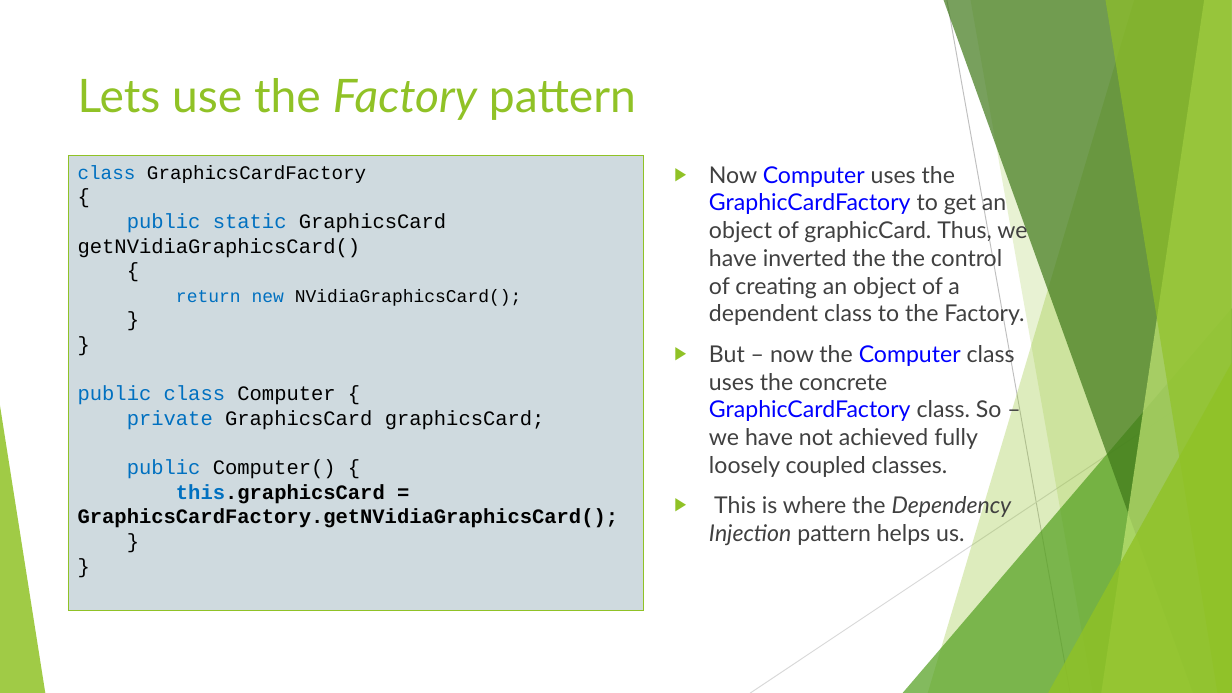
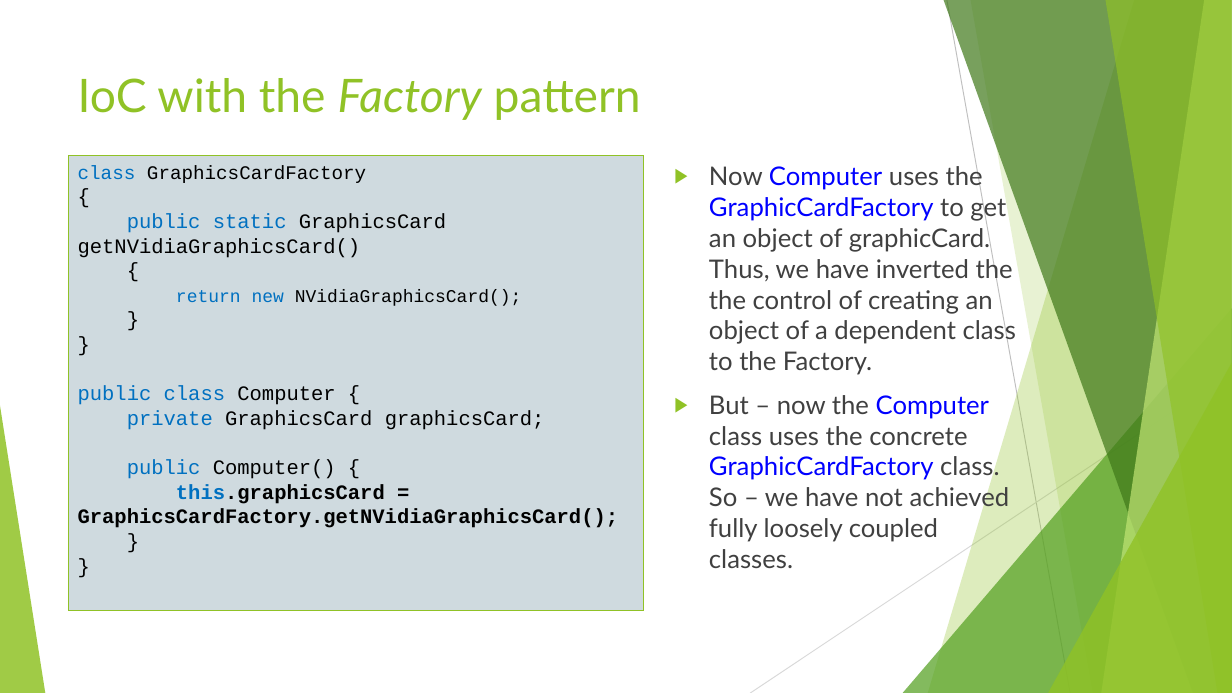
Before and after one commit to ybensman/SpringDemo, a slide deck: slide 13 of Spring_Beginners_1_SpringBootAndCore.pptx (slide 12 before the commit). Drawn at 1232x693 pixels with LibreOffice and Linux fonts; fonts in the diff are those of the drawing. Boxes give left, top, right and bottom in pixels: in the first picture for what was removed or moved away, otherwise in the second. Text is boxed around its words. In the diff, an @@ line names an element or a change of style, - is before the commit and + after.

```diff
--- a/Spring_Beginners_1_SpringBootAndCore.pptx
+++ b/Spring_Beginners_1_SpringBootAndCore.pptx
@@ title at [78,78,641,120]: text changed @@
-Lets use the Factory pattern
+IoC with the Factory pattern
@@ text "Now Computer uses the GraphicCardFactory ..." at [709,164,1016,568]: size 18 to 20 pt @@
@@ text at [709,493,1012,545]: paragraph removed @@
-▶ This is where the Dependency Injection pattern helps us.
```
Also in this commit, not shown: 3 other slides changed, 2 slides added, 1 slide removed.
